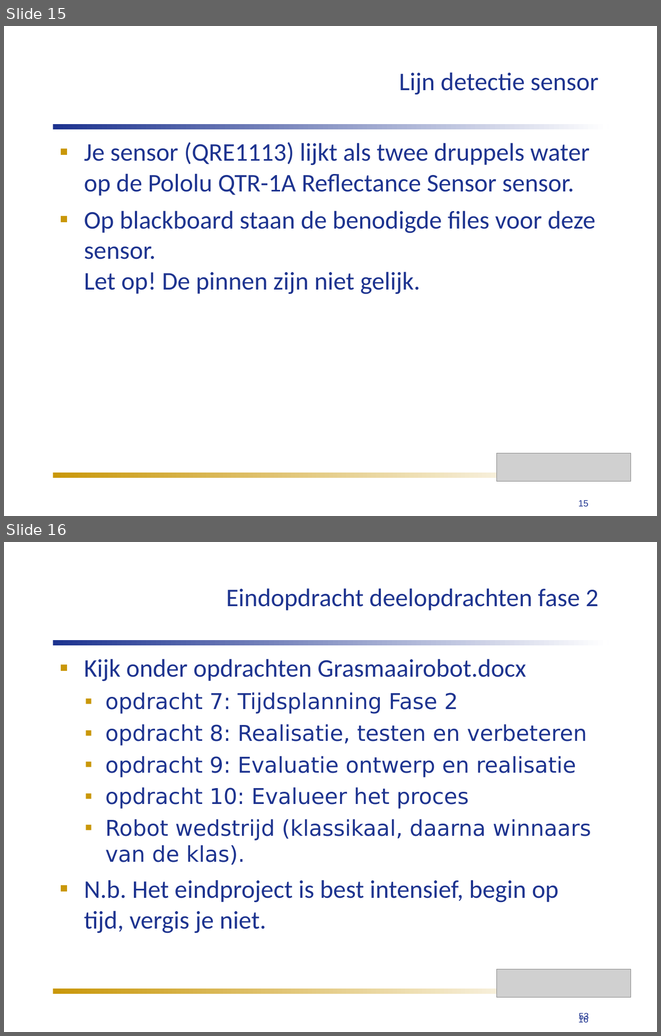
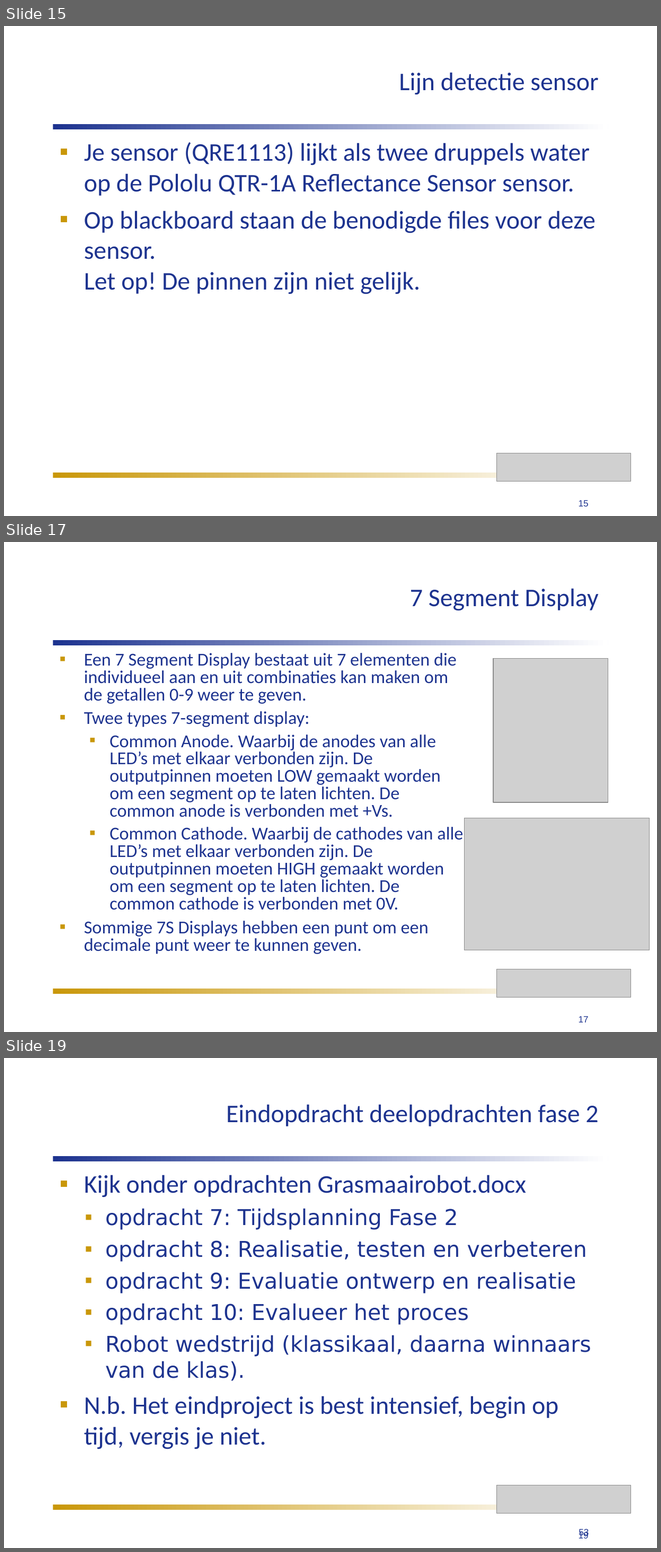
Before and after one commit to humiq/Greendevelopment, a slide deck: trunk/documents/Colleges/ISIROB College 4.ppt. Shown one above the other, each under a label of ours: slides 15 and 16 before the commit, slides 15, 17 and 19 after it; the slides between them are not shown. The pictures are 661x1036 and 661x1552 pixels, drawn with LibreOffice and Linux fonts; fonts in the diff are those of the drawing; grey boxes stand for pictures. Boxes give left, top, right and bottom in pixels: in the first picture for what was removed or moved away, otherwise in the second. Text is boxed around its words. In the diff, an @@ line names an element or a change of style, - is before the commit and + after.

```diff
--- a/trunk/documents/Colleges/ISIROB College 4.ppt
+++ b/trunk/documents/Colleges/ISIROB College 4.ppt
@@ slide 17 added at (4, 542, 657, 1032), background #FFFFFF @@
@@ title added at (410, 588, 599, 611), 28 pt, text #1D338F @@
+7 Segment Display
@@ rectangle added at (53, 640, 608, 645), fill gradient #1D338F to #FFFFFF @@
@@ text added at (84, 653, 463, 954), 20 pt, text #1D338F @@
+▪ Een 7 Segment Display bestaat uit 7 elementen die individueel aan en uit combinaties kan maken om de getallen 0-9 weer te geven.
+▪ Twee types 7-segment display:
+  ▪ Common Anode. Waarbij de anodes van alle LED’s met elkaar verbonden zijn. De outputpinnen moeten LOW gemaakt worden om een segment op te laten lichten. De common anode is verbonden met +Vs.
+  ▪ Common Cathode. Waarbij de cathodes van alle LED’s met elkaar verbonden zijn. De outputpinnen moeten HIGH gemaakt worden om een segment op te laten lichten. De common cathode is verbonden met 0V.
+▪ Sommige 7S Displays hebben een punt om een decimale punt weer te kunnen geven.
@@ picture added at (493, 658, 608, 803) @@
@@ picture added at (465, 818, 650, 950) @@
@@ picture added at (496, 969, 631, 997) @@
@@ rectangle added at (53, 988, 575, 993), fill gradient #C99709 to #FFFFFF @@
@@ page number added at (579, 1016, 589, 1022), 10 pt, text #1D338F @@
+17
@@ what was slide 16 is now slide 19 @@
@@ page number at (579, 1531, 589, 1538): text changed @@
-16
+19
```
Also in this commit, not shown: 3 slides changed, 3 other slides added, 2 slides removed, 5 other files.
